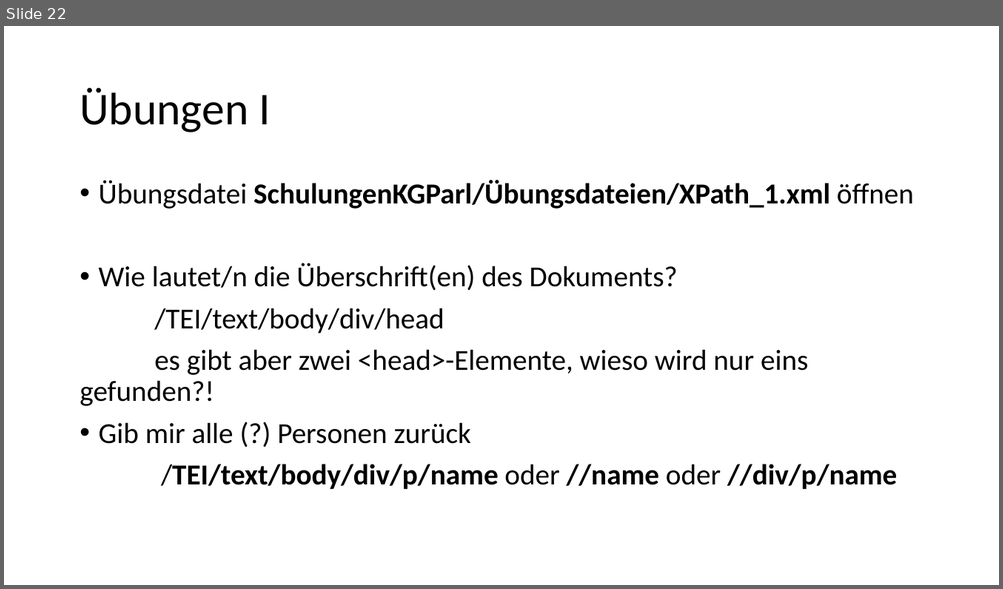
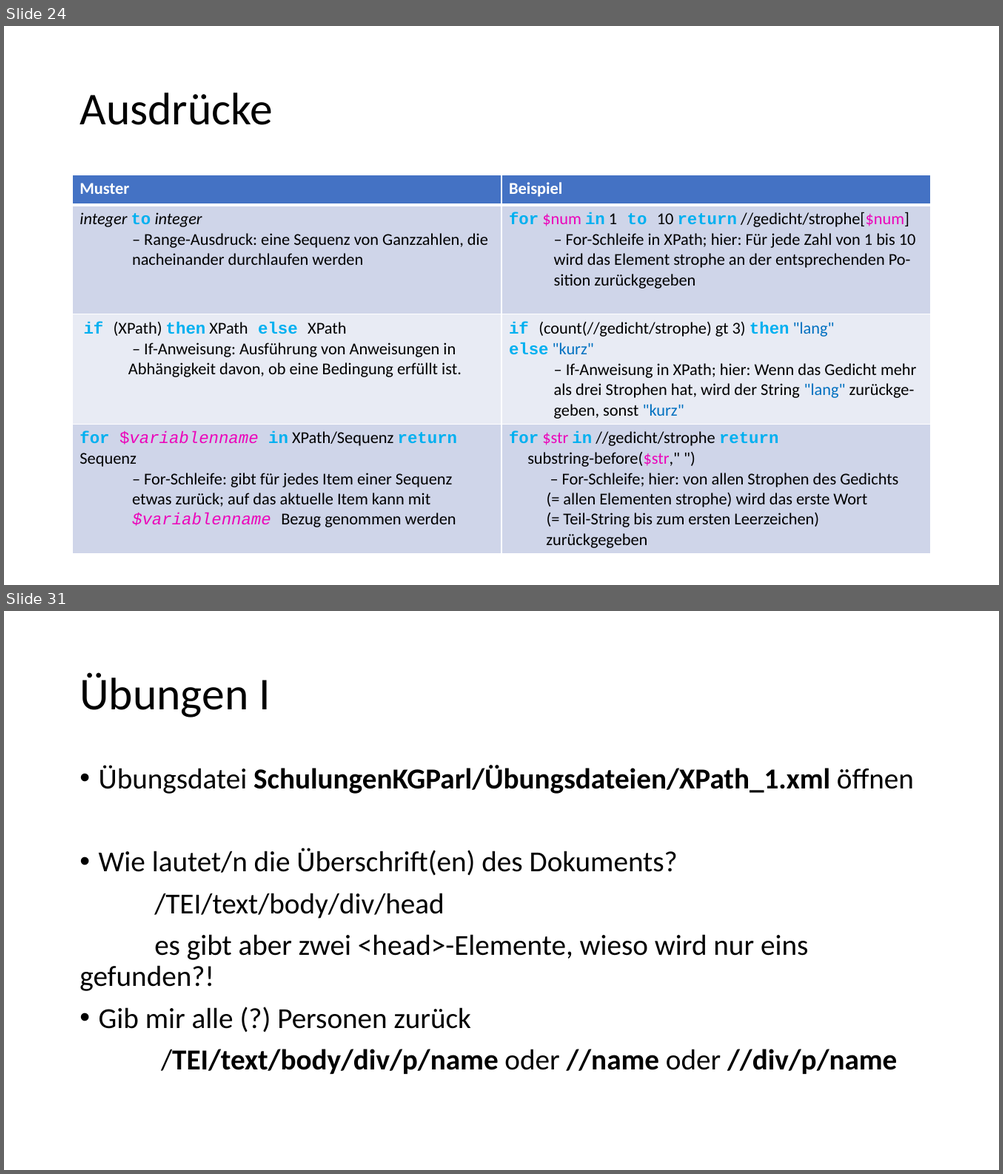
Before and after one commit to Lena-Luise/Lehre, a slide deck: SchulungenKGParl/Folien/XPath.pptx. Shown one above the other, each under a label of ours: slide 22 before the commit, slides 24 and 31 after it; the slides between them are not shown. The pictures are 1003x589 and 1003x1174 pixels, drawn with LibreOffice and Linux fonts; fonts in the diff are those of the drawing. Boxes give left, top, right and bottom in pixels: in the first picture for what was removed or moved away, otherwise in the second. Text is boxed around its words. In the diff, an @@ line names an element or a change of style, - is before the commit and + after.

```diff
--- a/SchulungenKGParl/Folien/XPath.pptx
+++ b/SchulungenKGParl/Folien/XPath.pptx
@@ slide 24 added at (x1=4, y1=26, x2=999, y2=585), background #FFFFFF @@
@@ title added at (x1=79, y1=93, x2=273, y2=125), 44 pt, text #000000 @@
+Ausdrücke
@@ table added at (x1=73, y1=175, x2=930, y2=551), 4 rows, 2 columns @@
+Muster | Beispiel
+integer to integer – Range-Ausdruck: eine Sequenz von Ganzzahlen, die nacheinander durchlaufen werden | for $num in 1 to 10 return //gedicht/strophe[$num] / – For-Schleife in XPath; hier: Für jede Zahl von 1 bis 10 wird das Element strophe an der entsprechenden Po- sition zurückgegeben
+if (XPath) then XPath else XPath / – If-Anweisung: Ausführung von Anweisungen in / Abhängigkeit davon, ob eine Bedingung erfüllt ist. | if (count(//gedicht/strophe) gt 3) then "lang" else "kurz" – If-Anweisung in XPath; hier: Wenn das Gedicht mehr / als drei Strophen hat, wird der String "lang" zurückge- geben, sonst "kurz"
+for $variablenname in XPath/Sequenz return Sequenz / – For-Schleife: gibt für jedes Item einer Sequenz / etwas zurück; auf das aktuelle Item kann mit / $variablenname Bezug genommen werden | for $str in //gedicht/strophe return / substring-before($str," ") / – For-Schleife; hier: von allen Strophen des Gedichts (= allen Elementen strophe) wird das erste Wort (= Teil-String bis zum ersten Leerzeichen) / zurückgegeben
@@ what was slide 22 is now slide 31 @@
```
Also in this commit, not shown: 15 slides changed, 9 other slides added, 1 slide removed, 1 other file.
